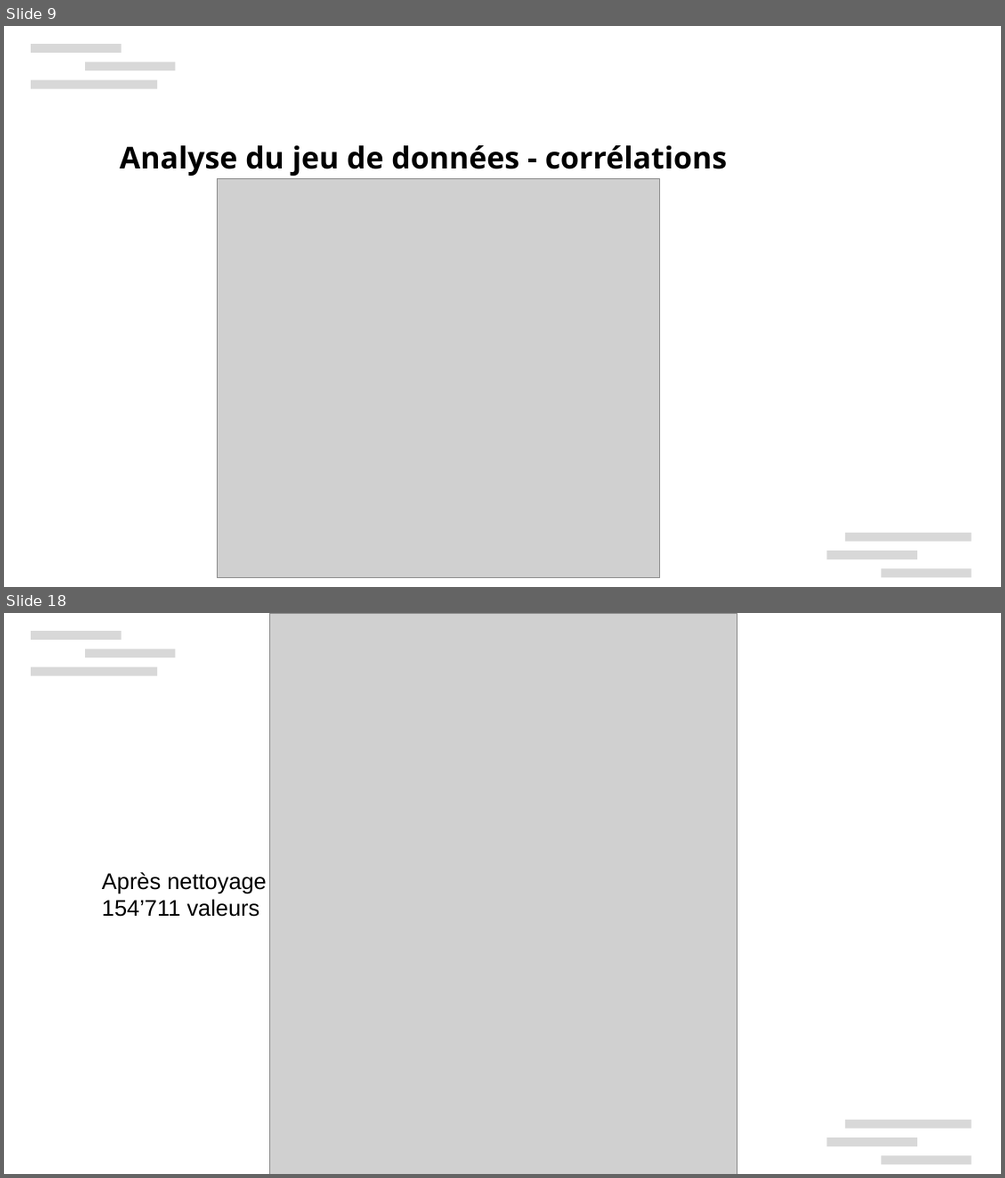
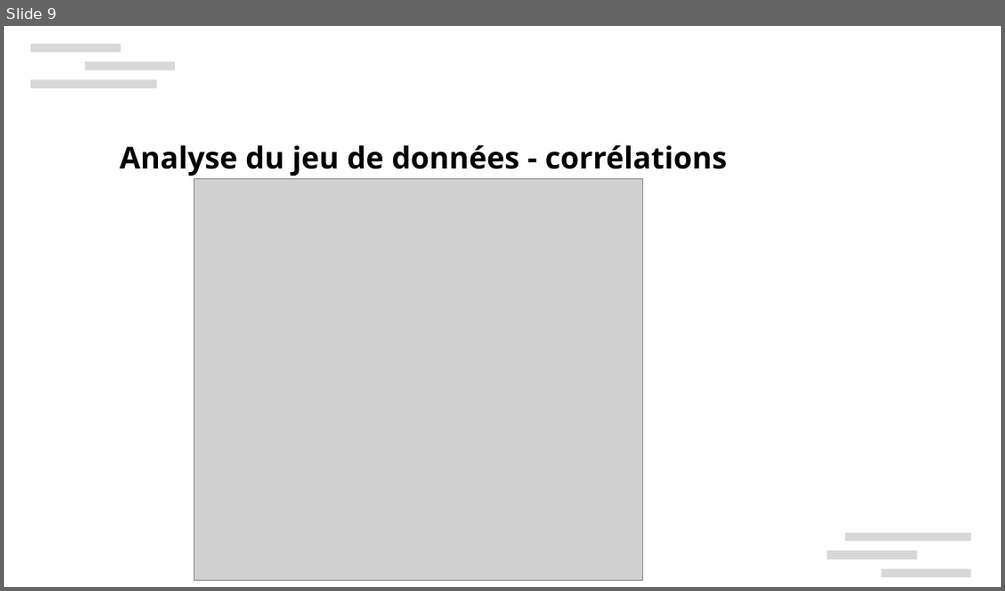
Before and after one commit to xbarrelet/ml-project-3, a slide deck: Barrelet_Xavier_3_presentation_130624.pptx. Shown one above the other, each under a label of ours: slides 9 and 18 before the commit, slide 9 after it; the slides between them are not shown. The pictures are 1005x1178 and 1005x591 pixels, drawn with LibreOffice and Linux fonts; fonts in the diff are those of the drawing; grey boxes stand for pictures; background and template pictures are left out. Boxes give left, top, right and bottom in pixels: in the first picture for what was removed or moved away, otherwise in the second. Text is boxed around its words. In the diff, an @@ line names an element or a change of style, - is before the commit and + after.

```diff
--- a/Barrelet_Xavier_3_presentation_130624.pptx
+++ b/Barrelet_Xavier_3_presentation_130624.pptx
@@ slide 18 removed at [4, 613, 1001, 1174], background #FFFFFF; not listed: 6 template elements that a slide beside it also shows @@
@@ picture removed at [270, 614, 737, 1174] @@
@@ text removed at [102, 872, 267, 916] @@
-Après nettoyage
-154’711 valeurs
@@ slide 9 changed as well @@
@@ picture: place and size @@
-picture at [217, 179, 660, 578]
+picture at [194, 179, 643, 580]
```
Also in this commit, not shown: 5 other slides changed, 13 slides added, 31 other slides removed, 6 other files.
